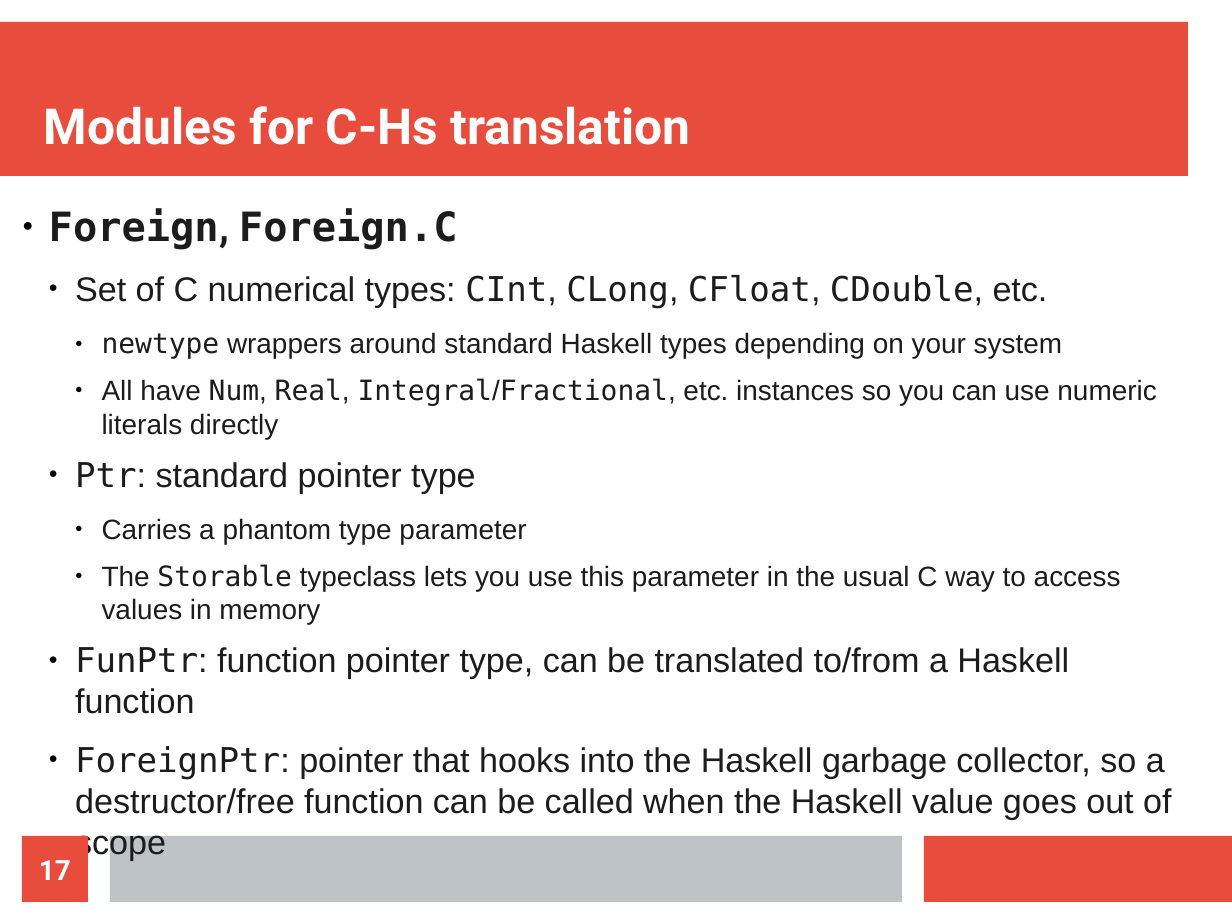
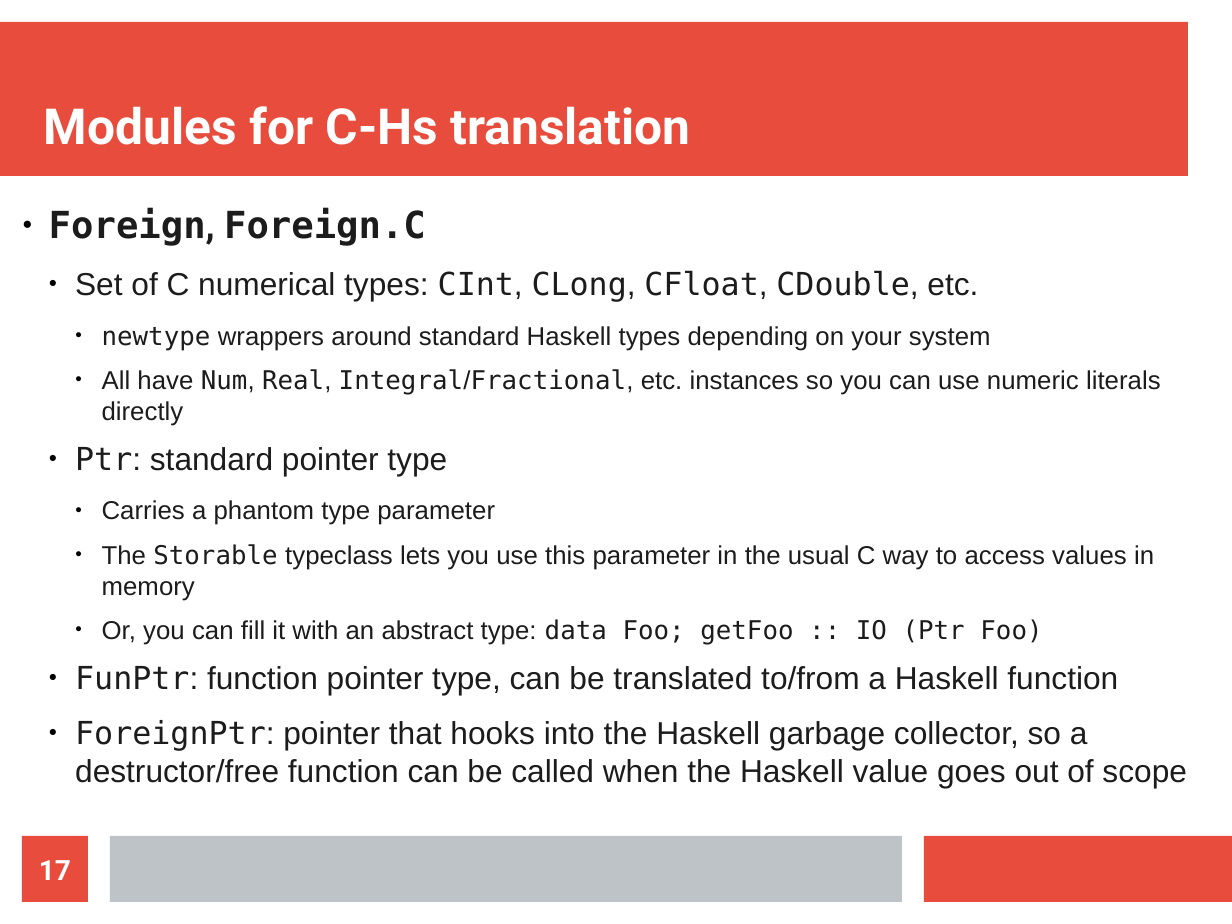
Before and after one commit to mtolly/haskell-c-talk, a slide deck: slide 17 of presentation.odp. Drawn at 1232x924 pixels with LibreOffice and Linux fonts; fonts in the diff are those of the drawing. Boxes give left, top, right and bottom in pixels: in the first picture for what was removed or moved away, otherwise in the second. Text is boxed around its words. In the diff, an @@ line names an element or a change of style, - is before the commit and + after.

```diff
--- a/presentation.odp
+++ b/presentation.odp
@@ text at <box>49,208,1186,788</box>: size 26 to 24.1 pt in "Foreign, Foreign.C"; size 22 to 20.4 pt in "Set of C numerical types: CInt, CLong, ...", "Ptr: standard pointer type", "FunPtr: function pointer type, can be translated ...", "ForeignPtr: pointer that hooks into the Haskell ..."; size 18 to 16.6 pt in "newtype wrappers around standard Haskell types depending ...", "All have Num, Real, Integral/Fractional, etc. instances ...", "Carries a phantom type parameter", "The Storable typeclass lets you use this ..." @@
@@ text at <box>102,619,1042,645</box>: paragraph added @@
+    ● Or, you can fill it with an abstract type: data Foo; getFoo :: IO (Ptr Foo)
```
Also in this commit, not shown: 6 other slides changed, 5 slides added, 8 other files.
